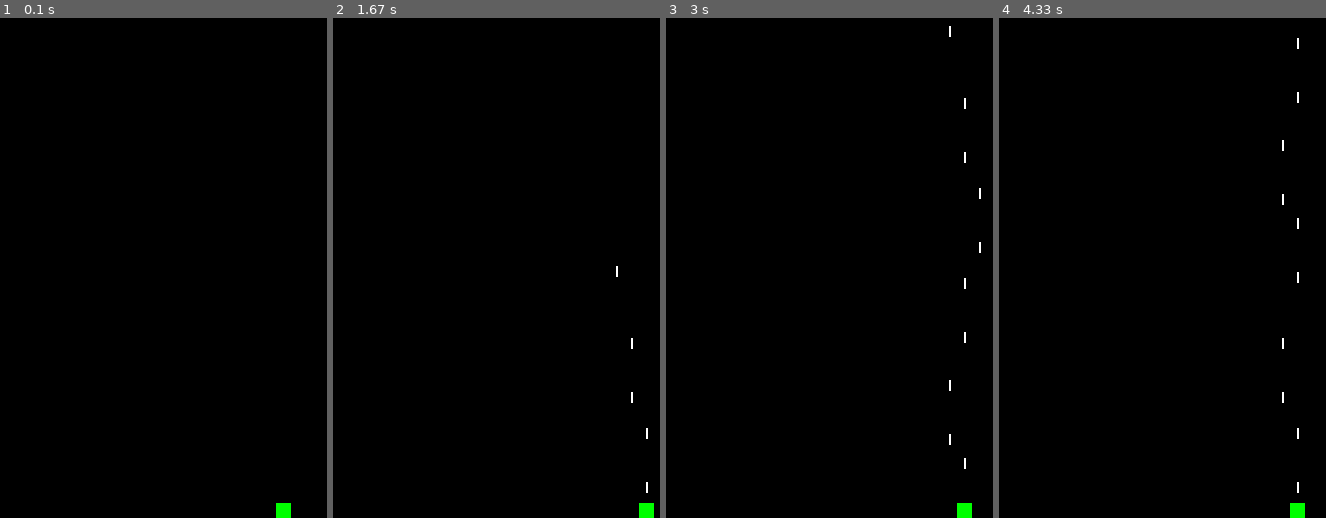
Above: before the commit, frames 1-4 (left to right).
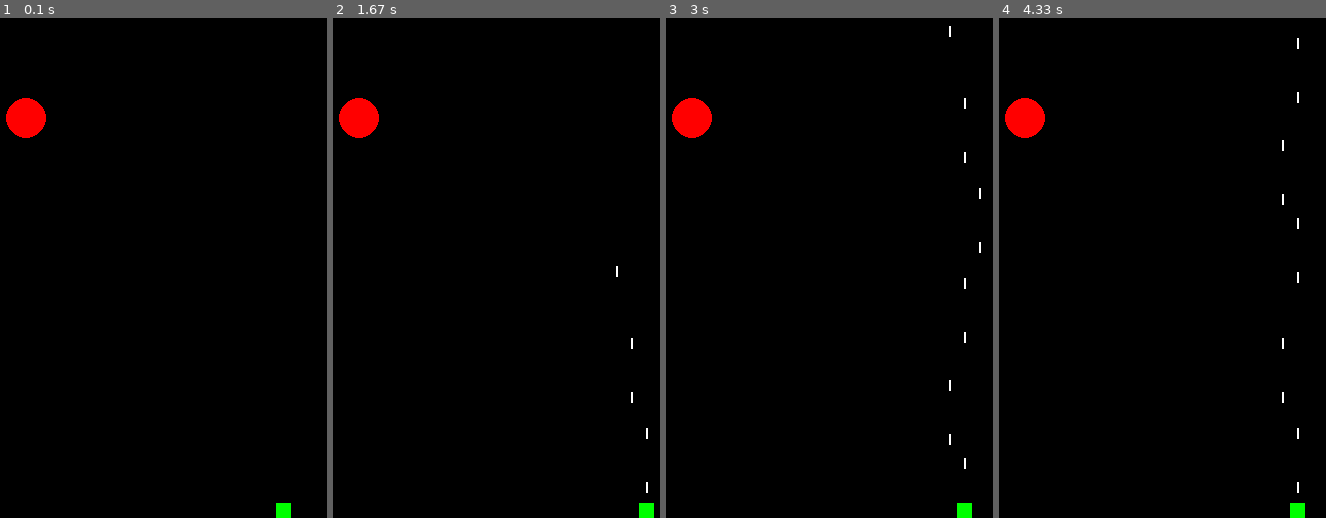
Above: after the commit, the same moments.

Repository: sarahcstringer/games
Game: pygame game, started from pygame_base_template.py
Same seed, same stepped clock (60 frames per second), same inputs: the game is played once before the commit and once after it.
Inputs:
- Up to frame 1 (0.1 s): no input
- Up to frame 2 (1.67 s): tap Space at 0.33, 0.73, 1.03, 1.23, 1.53 s; hold Right 0.67-1.13 s; hold Right 1.17-1.63 s
- Up to frame 3 (3 s): hold Left 1.67-2.2 s; tap Space at 1.73, 2.03, 2.3, 2.6, 2.73 s; hold Left 2.23-2.63 s; hold Right from 2.67 s (still down)
- Up to frame 4 (4.33 s): tap Space at 3.03, 3.4, 3.7, 3.9, 4.2 s; release Right at 3.3 s; hold Left 3.33-3.8 s; hold Right 3.83-4.3 s

The runs differ from the first frame. In frame 1, 0.8% of the frame differs, in the area x 1-15%, y 16-24%; in frame 2, 0.8%; in frame 3, 0.8%; in frame 4, 0.8%.

Commit message:
Make static blob disappear if line intersects it.

Diff:
--- a/pygame_base_template.py
+++ b/pygame_base_template.py
@@ -4,6 +4,7 @@
 WHITE = (255, 255, 255)
 GREEN = (0, 255, 0)
 RED = (255, 0, 0)
+PI = 3.141592653
 
 pygame.init()
 
@@ -28,6 +29,7 @@
 spaceship_y = size[1]-15
 spaceship_move = 15
 spaceship_size = 15
+blob_draw = True
 
 while done is not True:
     for event in pygame.event.get():
@@ -50,15 +52,25 @@
                 spaceship_x += spaceship_move
 
     screen.fill(BLACK)
+    if blob_draw:
+
+        blob = pygame.draw.circle(screen, RED, [100, 100], 20)
 
     pygame.draw.rect(screen, GREEN, [spaceship_x, spaceship_y, spaceship_size, spaceship_size])
 
     for i, coords in enumerate(objects):
         pygame.draw.line(screen, WHITE, coords, [coords[0], coords[1]+10], 2)
 
+
         if y-10 > 0:
 
             objects[i][1] -= y_change
+        if coords[1] in range(blob.topleft[1], blob.bottomleft[1]) and coords[0] in range(blob.topleft[0], blob.topright[0]):
+            blob_draw = False
+            objects.pop(i)
+            blob = pygame.draw.circle(screen, RED, [0, 0], 0)
+
+
 
     pygame.display.flip()
 
